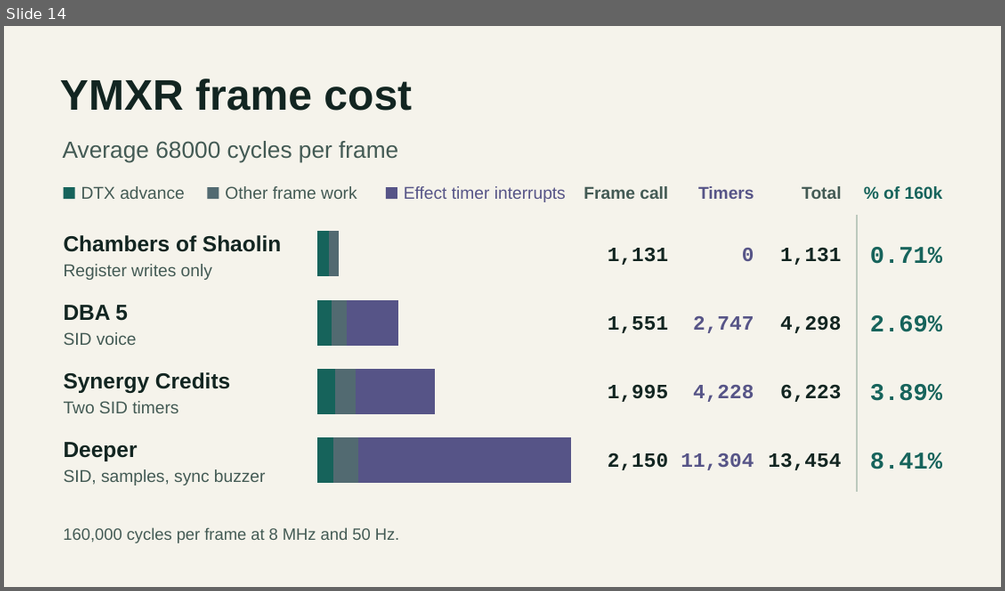
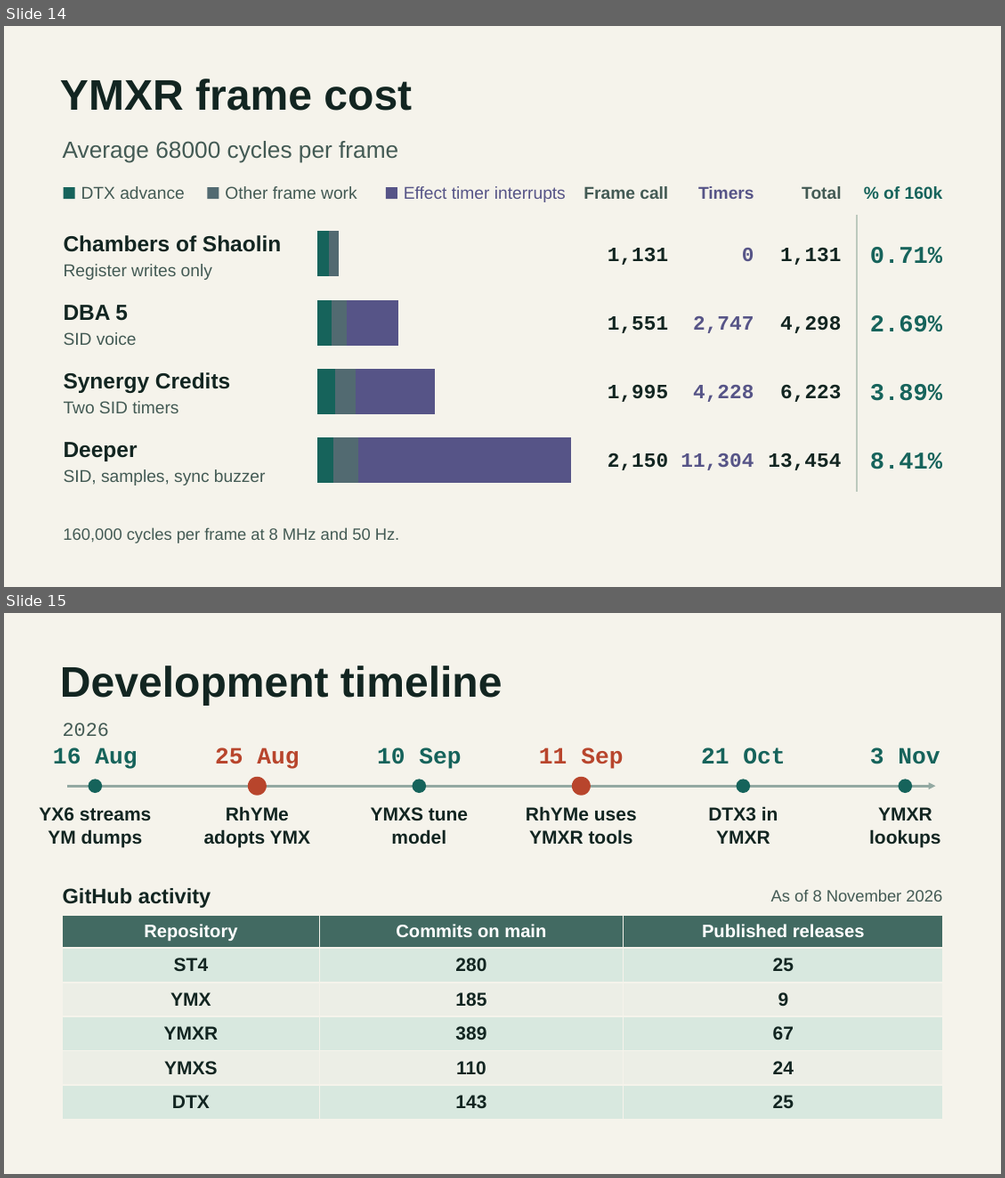
Before and after one commit to odipar/YMX, a slide deck: doc/presentations/silly_venture/main.pptx. Shown one above the other, each under a label of ours: slide 14 before the commit, slides 14 and 15 after it. The pictures are 1005x591 and 1005x1178 pixels, drawn with LibreOffice and Linux fonts; fonts in the diff are those of the drawing; background and template pictures are left out. Boxes give left, top, right and bottom in pixels: in the first picture for what was removed or moved away, otherwise in the second. Text is boxed around its words. In the diff, an @@ line names an element or a change of style, - is before the commit and + after.

```diff
--- a/doc/presentations/silly_venture/main.pptx
+++ b/doc/presentations/silly_venture/main.pptx
@@ slide 15 added at box(4, 613, 1001, 1174), background picture (left out) @@
@@ text added at box(60, 666, 502, 706), 41.2 pt, text #122521, bold @@
+Development timeline
@@ text added at box(63, 722, 109, 736), 18.8 pt, text #435A54 @@
+2026
@@ text added at box(53, 747, 137, 769), 22.5 pt, text #16635B, bold @@
+16 Aug
@@ text added at box(215, 747, 299, 769), 22.5 pt, text #B8452C, bold @@
+25 Aug
@@ text added at box(377, 747, 461, 769), 22.5 pt, text #16635B, bold @@
+10 Sep
@@ text added at box(539, 747, 623, 769), 22.5 pt, text #B8452C, bold @@
+11 Sep
@@ text added at box(701, 747, 785, 764), 22.5 pt, text #16635B, bold @@
+21 Oct
@@ text added at box(870, 747, 939, 764), 22.5 pt, text #16635B, bold @@
+3 Nov
@@ arrow added from (67, 786) to (936, 786), #93A9A2 2.25 pt @@
@@ ellipse added at box(88, 779, 102, 793), fill #16635B @@
@@ ellipse added at box(248, 777, 267, 795), fill #B8452C @@
@@ ellipse added at box(413, 779, 427, 793), fill #16635B @@
@@ ellipse added at box(572, 777, 591, 795), fill #B8452C @@
@@ ellipse added at box(736, 779, 751, 793), fill #16635B @@
@@ ellipse added at box(898, 779, 913, 793), fill #16635B @@
@@ text added at box(39, 807, 152, 821), 18 pt, text #122521, bold @@
+YX6 streams
@@ text added at box(226, 806, 289, 820), 18 pt, text #122521, bold @@
+RhYMe
@@ text added at box(371, 807, 468, 821), 18 pt, text #122521, bold @@
+YMXS tune
@@ text added at box(526, 806, 637, 821), 18 pt, text #122521, bold @@
+RhYMe uses
@@ text added at box(708, 806, 778, 821), 18 pt, text #122521, bold @@
+DTX3 in
@@ text added at box(878, 807, 932, 820), 18 pt, text #122521, bold @@
+YMXR
@@ text added at box(48, 829, 143, 848), 18 pt, text #122521, bold @@
+YM dumps
@@ text added at box(204, 829, 310, 848), 18 pt, text #122521, bold @@
+adopts YMX
@@ text added at box(391, 829, 446, 844), 18 pt, text #122521, bold @@
+model
@@ text added at box(529, 829, 633, 844), 18 pt, text #122521, bold @@
+YMXR tools
@@ text added at box(716, 830, 770, 844), 18 pt, text #122521, bold @@
+YMXR
@@ text added at box(869, 829, 940, 848), 18 pt, text #122521, bold @@
+lookups
@@ text added at box(63, 888, 210, 908), 20.2 pt, text #122521, bold @@
+GitHub activity
@@ text added at box(771, 889, 942, 901), 15.8 pt, text #435A54 @@
+As of 8 November 2026
@@ table added at box(63, 915, 943, 1119), 6 rows, 3 columns @@
+Repository | Commits on main | Published releases
+ST4 | 280 | 25
+YMX | 185 | 9
+YMXR | 389 | 67
+YMXS | 110 | 24
+DTX | 143 | 25
```
Also in this commit, not shown: 2 slides changed, 1 other slide added, 1 other file.
